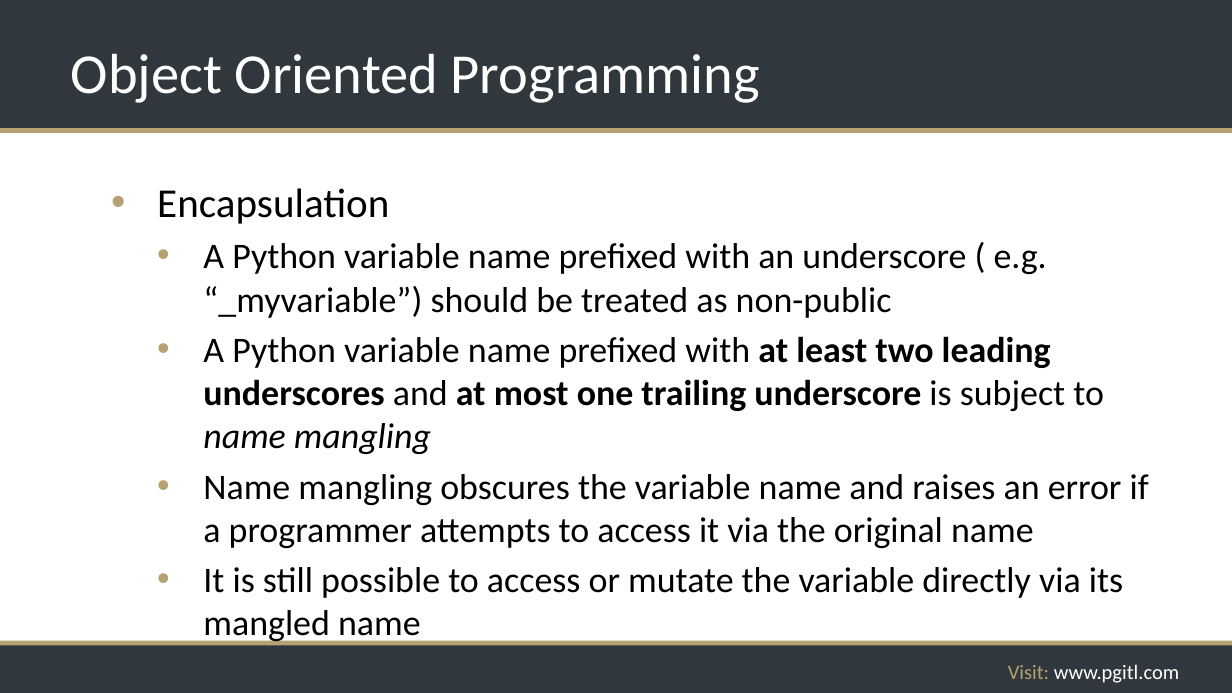
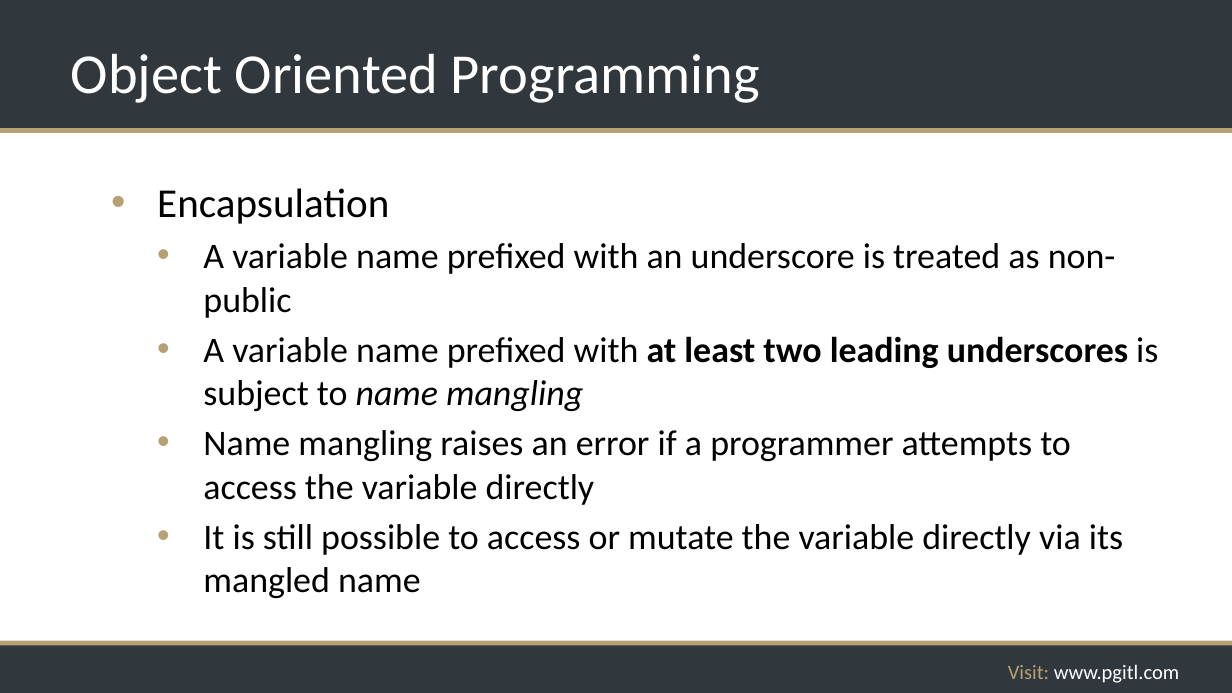
Before and after one commit to rikkouri/project-a, a slide deck: slide 243 of Programming Foundations.pptx (slide 241 before the commit). Drawn at 1232x693 pixels with LibreOffice and Linux fonts; fonts in the diff are those of the drawing; background and template pictures are left out. Boxes give left, top, right and bottom in pixels: in the first picture for what was removed or moved away, otherwise in the second. Text is boxed around its words. In the diff, an @@ line names an element or a change of style, - is before the commit and + after.

```diff
--- a/Programming Foundations.pptx
+++ b/Programming Foundations.pptx
@@ text at [203, 243, 1158, 505]: text changed @@
-  • A Python variable name prefixed with an underscore ( e.g. “_myvariable”) should be treated as non-public
-  • A Python variable name prefixed with at least two leading underscores and at most one trailing underscore is subject to name mangling
-  • Name mangling obscures the variable name and raises an error if a programmer attempts to access it via the original name
+  • A variable name prefixed with an underscore is treated as non-public
+  • A variable name prefixed with at least two leading underscores is subject to name mangling
+  • Name mangling raises an error if a programmer attempts to access the variable directly
```
Also in this commit, not shown: 3 other slides changed, 2 slides added, 2 other files.
